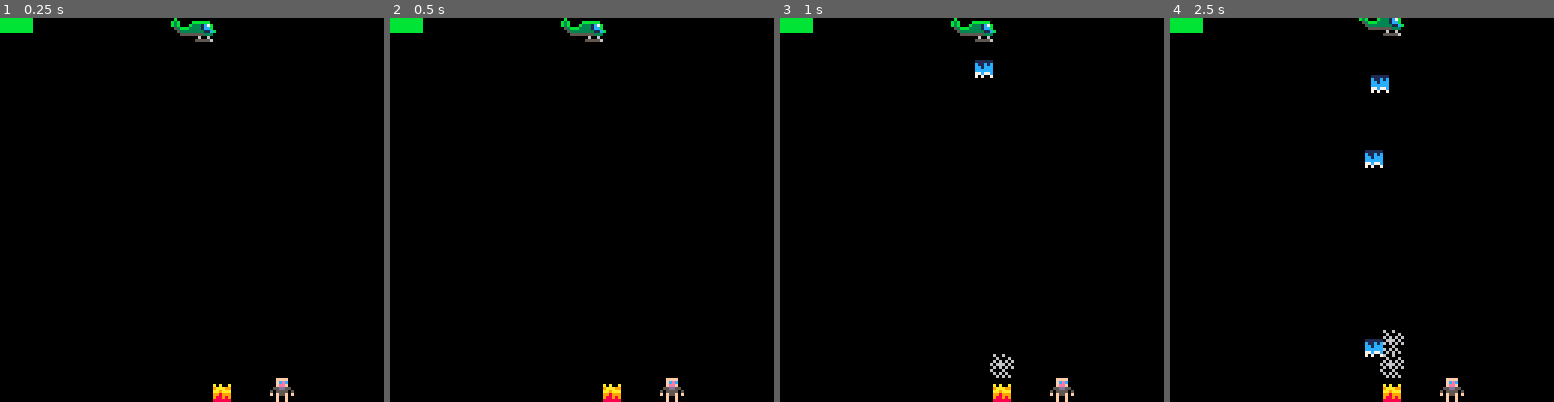
Above: before the commit, frames 1-4 (left to right).
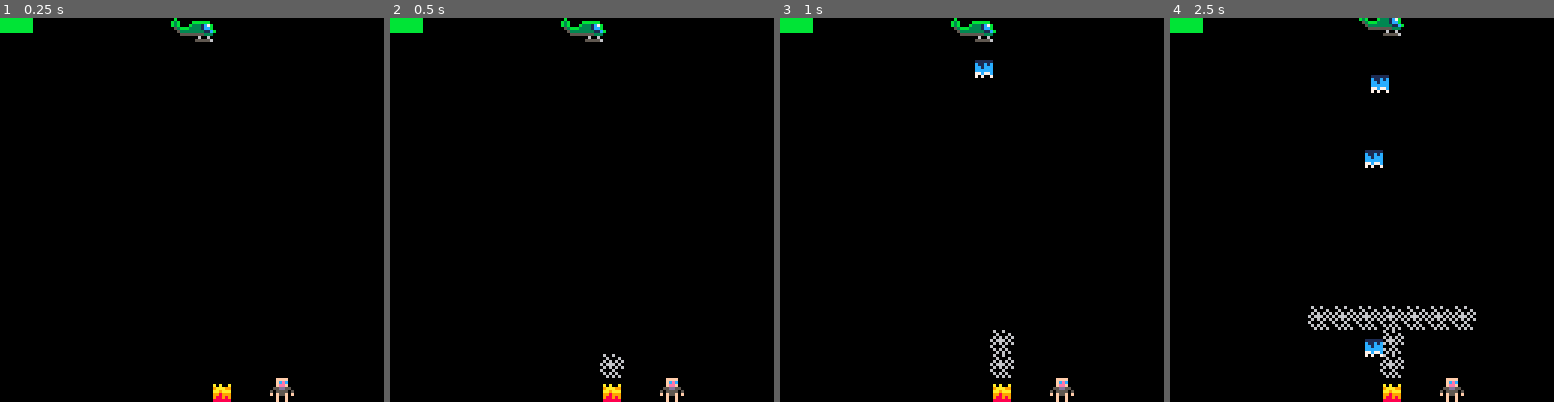
Above: after the commit, the same moments.

Repository: NinetiesPaul/PicoRescue
Game: PICO-8 cartridge picorescue.p8
Two runs of this game, one before a commit and one after it. Both use one fixed random seed, a clock stepped at 60 frames per second and the inputs below.
Inputs:
- Up to frame 1 (0.25 s): no input
- Up to frame 2 (0.5 s): no input
- Up to frame 3 (1 s): tap O (Z key) at 0.7 s
- Up to frame 4 (2.5 s): hold Right 1.6-2.1 s; tap O (Z key) at 1.7, 2.1 s; hold Up 2.15-2.42 s; hold Right from 2.47 s (still down)

Frame 1 is identical in both runs. In frame 2, 0.2% of the frame differs, in the area x 54-61%, y 87-94%; in frame 3, 0.2%; in frame 4, 1.1%, in the area x 35-80%, y 75-82%.

Commit message:
minor changes

Diff:
--- a/picorescue.p8
+++ b/picorescue.p8
@@ -79,7 +79,8 @@
 	spr(17,fire_x,fire_y)
 
 	for i = 1, ladder do
-		spr(1,player.x,player.y+i*8)
+		ladder_pos = (player.facing == "left") and player.x-8 or player.x
+		spr(1,ladder_pos,player.y+i*8)
 	end
 
 	for i = 1, smoke_h do
@@ -307,12 +308,12 @@
 end
 
 function upd_fire()
-	if counter%30==0 and smoke_h < smoke_max_h then
+	if counter%15==0 and smoke_h < smoke_max_h then
 		smoke_h+=1
 	end
 
 	if smoke_h == smoke_max_h then
-		if counter%30==0 and smoke_w < smoke_max_w then
+		if counter%15==0 and smoke_w < smoke_max_w then
 			smoke_w+=1
 
 			smoke_x1 = fire_x-smoke_w*8
